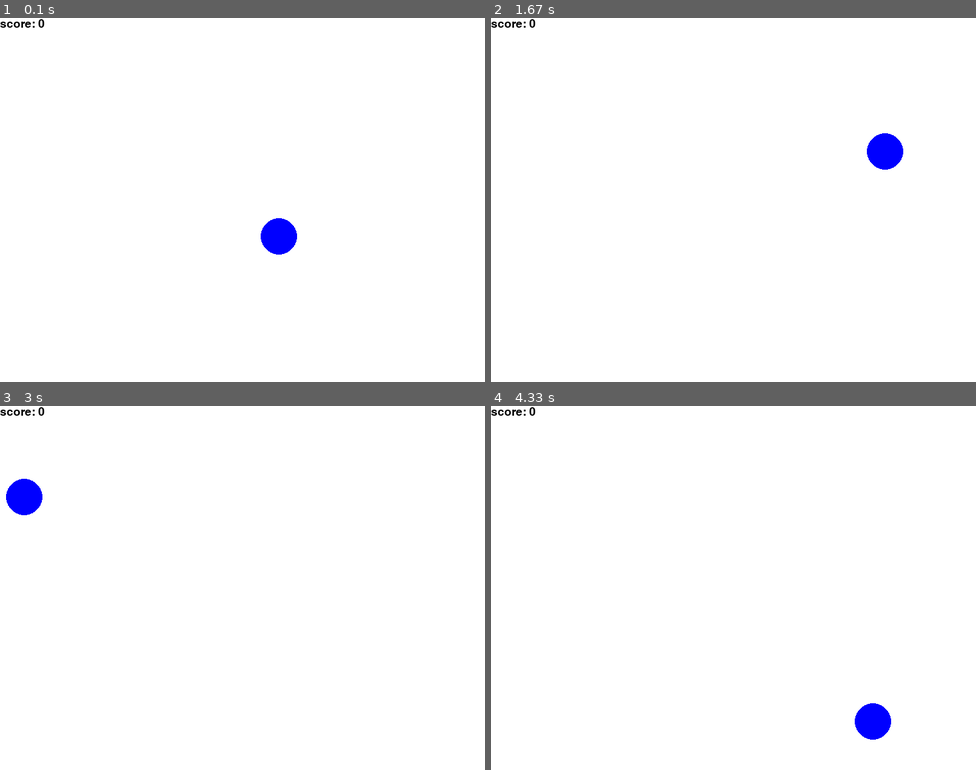
Above: before the commit, frames 1-4 (two rows, left to right).
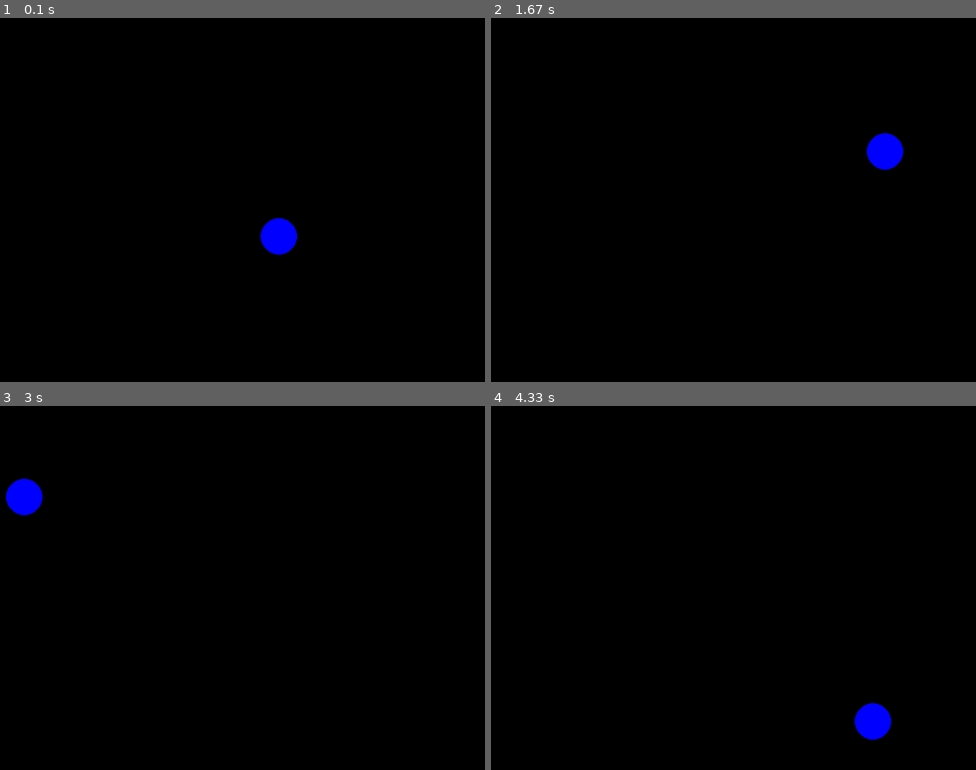
Above: after the commit, the same moments.

Repository: mgax/cs4hs-pygame
Game: pygame game, started from game2014.py
The game is run twice, just before and just after one commit, with the same random seed, the same clock (stepped at 60 frames per second) and the same inputs.
Inputs:
- Up to frame 1 (0.1 s): no input
- Up to frame 2 (1.67 s): hold Right 0.33-0.8 s; hold Up 0.83-1.13 s; hold Right 1.17-1.63 s
- Up to frame 3 (3 s): hold Left 1.67-2.2 s; hold Down 2.23-2.53 s; hold Left 2.57-2.97 s
- Up to frame 4 (4.33 s): hold Up 3-3.37 s; hold Right 3.4-4.03 s; hold Down from 4.07 s (still down)

The runs differ from the first frame. In frame 1, 99% of the frame differs, in the area x 0-100%, y 0-100%; in frame 2, 99%; in frame 3, 99%; in frame 4, 99%.

Commit message:
increase color with score

Diff:
--- a/game2014.py
+++ b/game2014.py
@@ -48,7 +48,9 @@
             score += 100
             food = None
 
-        screen.fill(pygame.Color('white'))
+        if score > 255:
+            score = 255
+        screen.fill(pygame.Color(score, score, score, 0))
         pygame.draw.circle(screen, pygame.Color('blue'), ball.center, R)
         if food:
             pygame.draw.circle(screen, pygame.Color('red'), food.center, FOOD_R)
